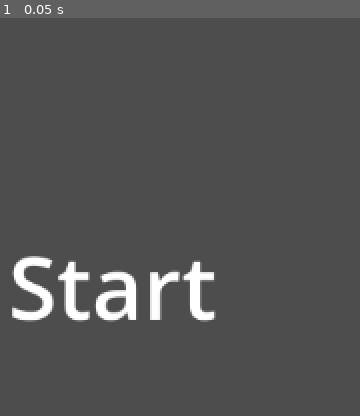
Above: before the commit, frame 1.
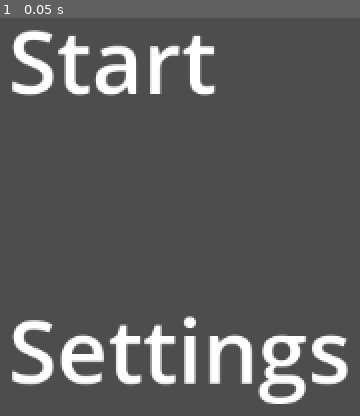
Above: after the commit, the same moment.

Repository: tombrons/godot-medspektiv
Game: Godot game, scene res://scenes/menu.tscn
The game is run twice, just before and just after one commit, with the same random seed, the same clock (stepped at 60 frames per second) and the same inputs. The project has no main scene, so this scene is started directly.
Inputs:
- Up to frame 1 (0.05 s): no input

The runs differ from the first frame. In frame 1, 14% of the frame differs, in the area x 3-97%, y 3-97%.

Commit message:
Update menu.tscn
added a start menu

Diff:
--- a/scenes/menu.tscn
+++ b/scenes/menu.tscn
@@ -21,3 +21,9 @@
 size_flags_vertical = 6
 theme_override_font_sizes/font_size = 64
 text = "                            Start"
+
+[node name="Label2" type="Label" parent="VBoxContainer"]
+layout_mode = 2
+size_flags_vertical = 2
+theme_override_font_sizes/font_size = 64
+text = "                            Settings"
